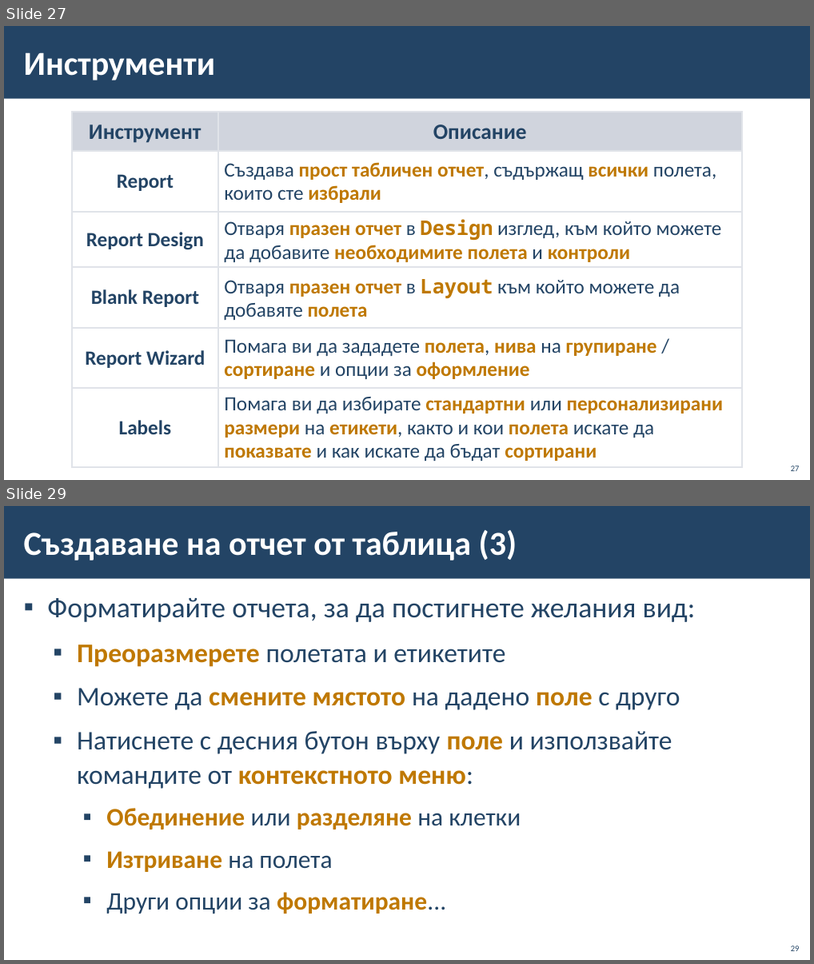
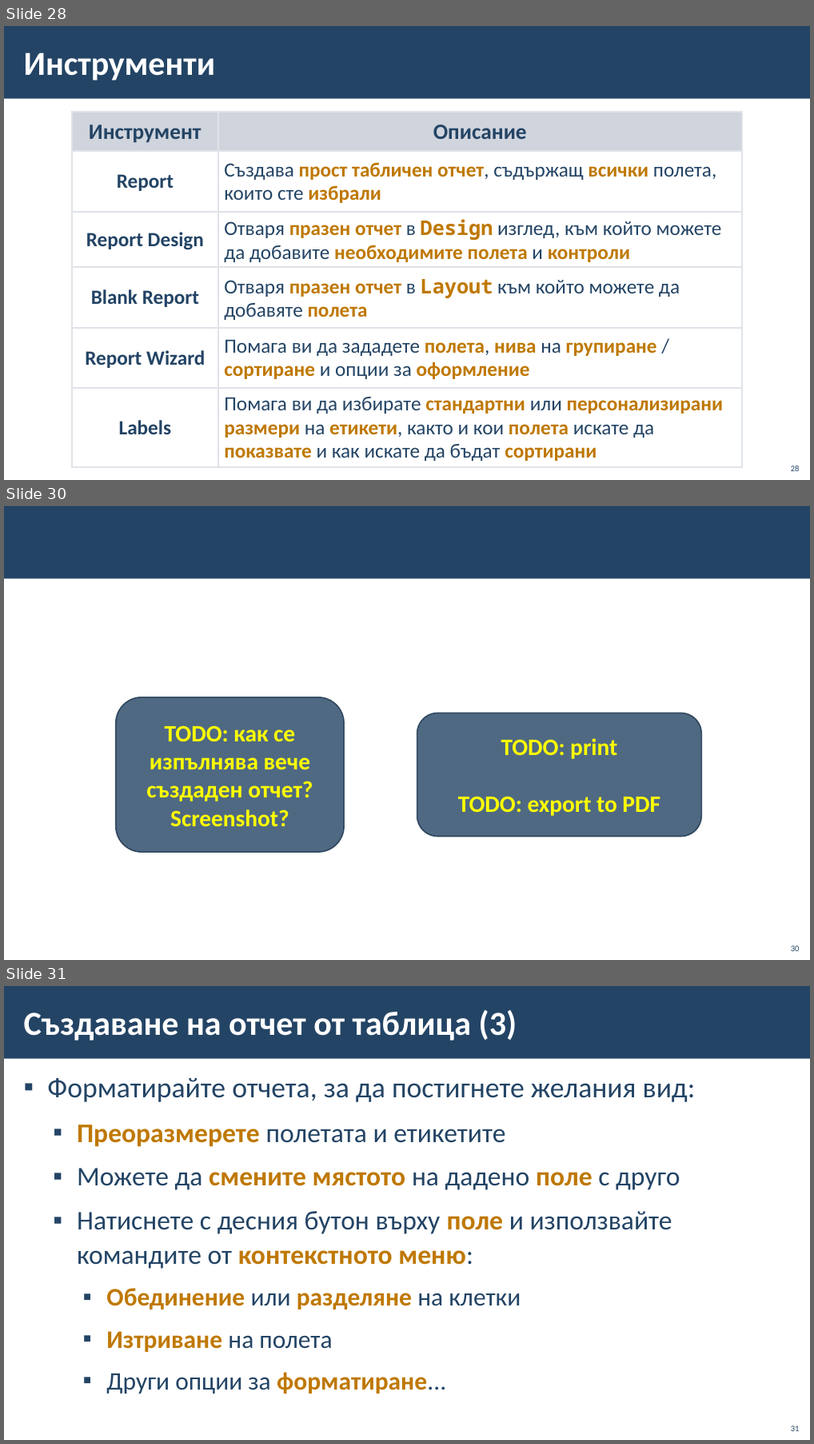
Before and after one commit to BG-IT-Edu/School-Programming, a slide deck: Courses/Software-Sciences/Module-3-Databases-New/13-MS-Access/11-MS-Access-Queries-Forms-Reports.pptx. Shown one above the other, each under a label of ours: slides 27 and 29 before the commit, slides 28, 30 and 31 after it; the slides between them are not shown. The pictures are 814x964 and 814x1444 pixels, drawn with LibreOffice and Linux fonts; fonts in the diff are those of the drawing; background and template pictures are left out. Boxes give left, top, right and bottom in pixels: in the first picture for what was removed or moved away, otherwise in the second. Text is boxed around its words. In the diff, an @@ line names an element or a change of style, - is before the commit and + after.

```diff
--- a/Courses/Software-Sciences/Module-3-Databases-New/13-MS-Access/11-MS-Access-Queries-Forms-Reports.pptx
+++ b/Courses/Software-Sciences/Module-3-Databases-New/13-MS-Access/11-MS-Access-Queries-Forms-Reports.pptx
@@ slide 30 added at bbox=[4, 506, 810, 960], background #FFFFFF; not listed: 1 template element that a slide beside it also shows @@
@@ rounded rectangle added at bbox=[116, 697, 345, 852], fill #234465 at 80% opacity, outline #1A334C 1.5 pt, 28 pt, text #FFFF00, bold @@
+TODO: как се изпълнява вече създаден отчет?
+Screenshot?
@@ rounded rectangle added at bbox=[417, 713, 702, 836], fill #234465 at 80% opacity, outline #1A334C 1.5 pt, 28 pt, text #FFFF00, bold @@
+TODO: print
+TODO: export to PDF
@@ page number added at bbox=[791, 945, 800, 951], 10 pt, text #234465 @@
+30
@@ what was slide 27 is now slide 28 @@
@@ page number at bbox=[791, 465, 800, 471]: text changed @@
-27
+28
@@ what was slide 29 is now slide 31 @@
@@ page number at bbox=[791, 1425, 800, 1431]: text changed @@
-29
+31
```
Also in this commit, not shown: 1 slide changed, 1 other slide added.
